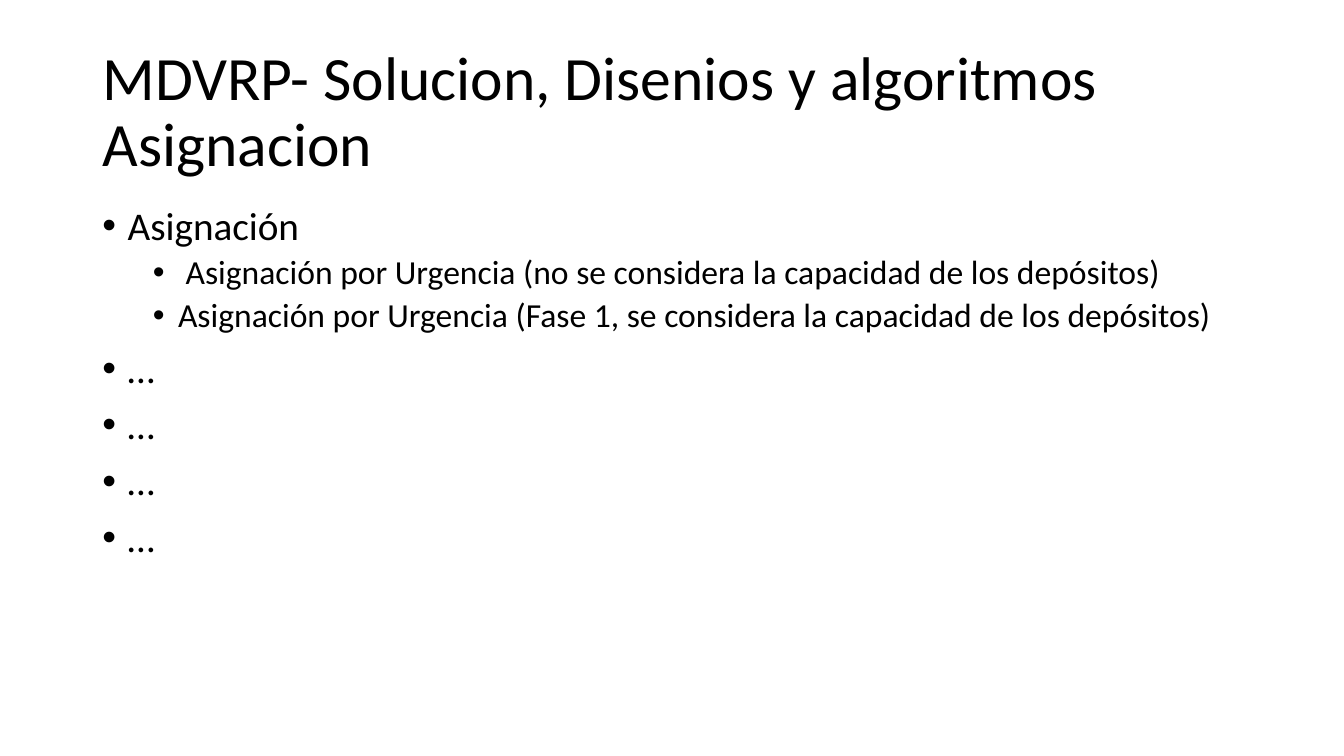
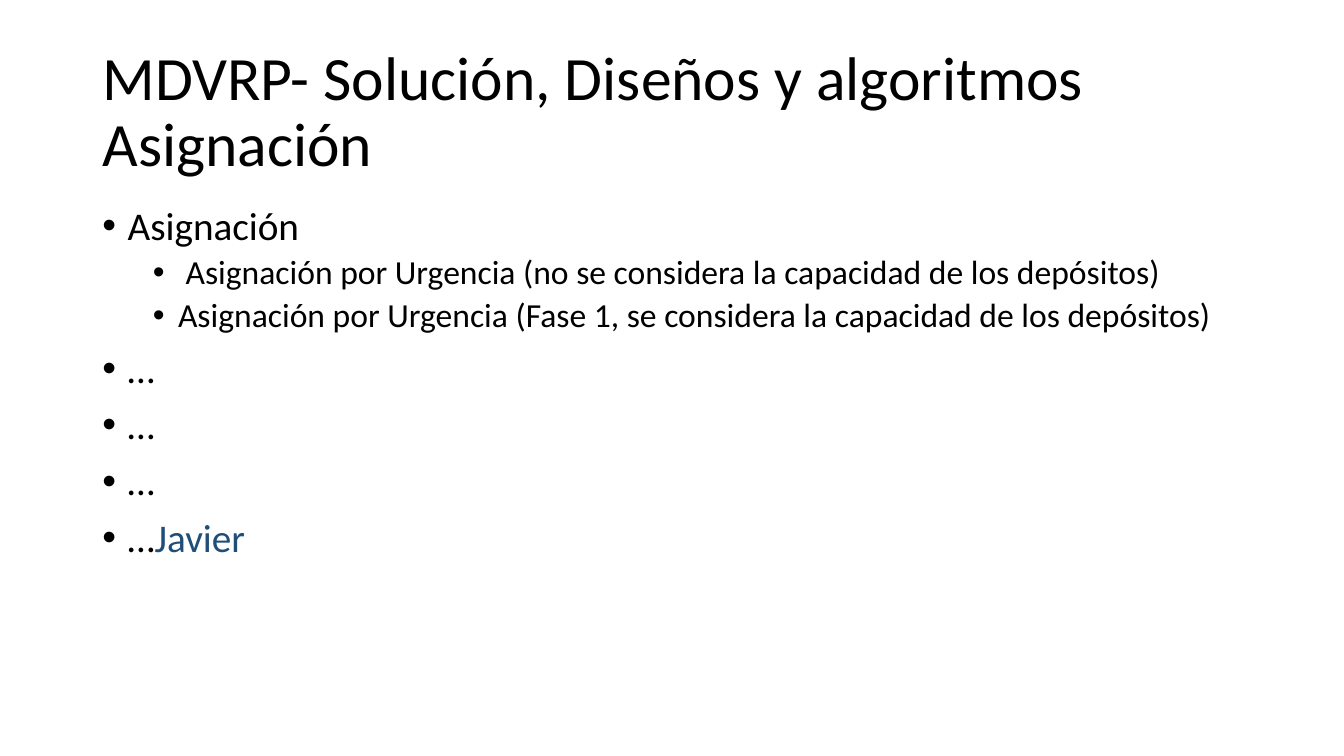
Before and after one commit to urubusale/proyvrp, a slide deck: slide 8 of Version/Documentación/MDVRP.pptx (slide 6 before the commit). Drawn at 1344x756 pixels with LibreOffice and Linux fonts; fonts in the diff are those of the drawing. Boxes give left, top, right and bottom in pixels: in the first picture for what was removed or moved away, otherwise in the second. Text is boxed around its words. In the diff, an @@ line names an element or a change of style, - is before the commit and + after.

```diff
--- a/Version/Documentación/MDVRP.pptx
+++ b/Version/Documentación/MDVRP.pptx
@@ title at box(102, 57, 1083, 177): text changed @@
-MDVRP- Solucion, Disenios y algoritmos Asignacion
+MDVRP- Solución, Diseños y algoritmos Asignación
@@ text at box(128, 525, 245, 553): text changed; text colour #000000 to #1F4E79 @@
-• …
+• …Javier
```
Also in this commit, not shown: 12 other slides changed, 6 slides added.
